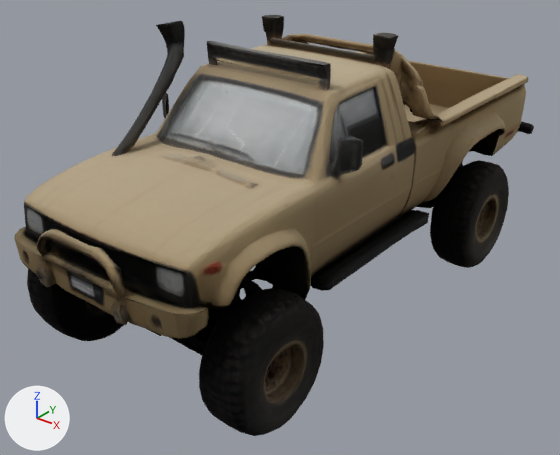
What one commit did to the glTF model assets/fp/cdn/22859b12-5d11-4ff2-9ce6-a3b473b06b84.glb.
Rendered twice from a 50 mm lens placed at (0.738, -1.004, 0.482), pointed at (-0.011, -0.068, -0.098). The axes (+X, +Y, +Z) are drawn at lower left. The lights are the same throughout. The older version comes first. Where no turn or scale is listed for an object, it has been applied to the vertices.

Names of what the first picture shows: 'geometry_0'.
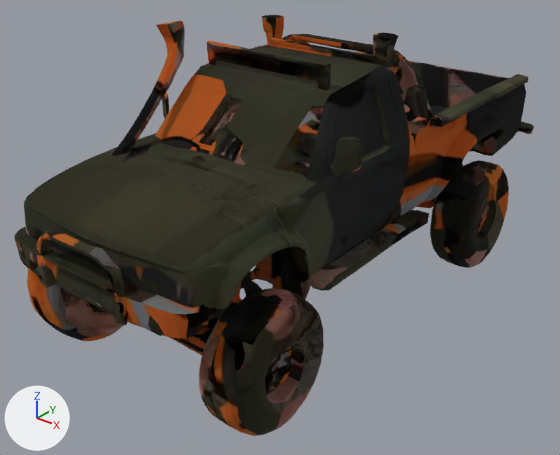
Where the newer file only moved an object's origin or applied its transform, the numbers keep the older frame.

Changed parts and their boxes (x1, y1, x2, y2) in the pictures (560 x 455 px):
'geometry_0', surface changed
    both: (14, 15, 534, 436)

What changed in the scene script:
```text
Add img_basecolor_webp:
    img_basecolor_webp = load_image('baseColor.webp', 'baseColor.webp', 1024, 1024, 'sRGB')
Change mat_material_0:
    mat_material_0.texture: img_image_0 -> img_basecolor_webp
```
